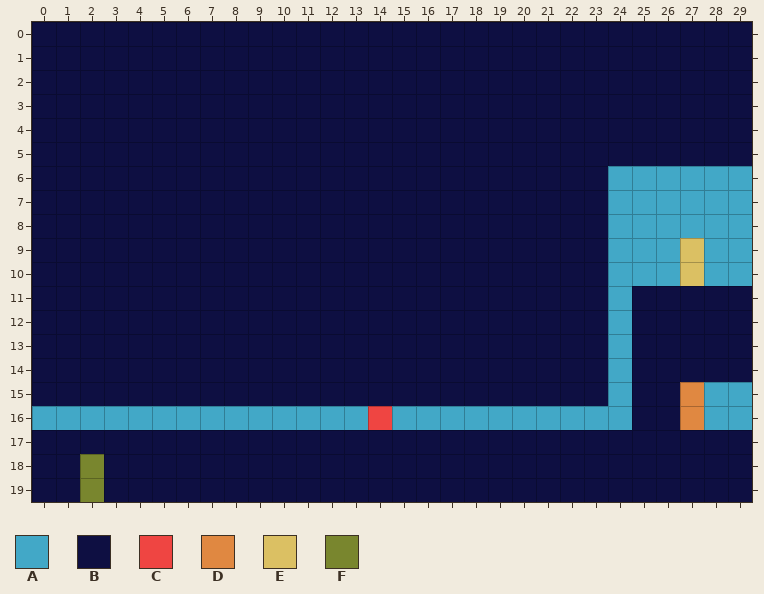
Two versions of a level (Tiled map, Levels/level3.tmx). Above is the file before it was changed.
Cells are 32x32 px. Shown: x 0..29, y 0..19.
Key: from "tilemap": A 0, B 1, C 3, D 4, E 5, F 6.
_ is an empty cell.
Layer "Kachelebene 1" before, first column x 0:
 0 BBBBBBBBBBBBBBBBBBBBBBBBBBBBBB
 1 BBBBBBBBBBBBBBBBBBBBBBBBBBBBBB
 2 BBBBBBBBBBBBBBBBBBBBBBBBBBBBBB
 3 BBBBBBBBBBBBBBBBBBBBBBBBBBBBBB
 4 BBBBBBBBBBBBBBBBBBBBBBBBBBBBBB
 5 BBBBBBBBBBBBBBBBBBBBBBBBBBBBBB
 6 BBBBBBBBBBBBBBBBBBBBBBBBAAAAAA
 7 BBBBBBBBBBBBBBBBBBBBBBBBAAAAAA
 8 BBBBBBBBBBBBBBBBBBBBBBBBAAAAAA
 9 BBBBBBBBBBBBBBBBBBBBBBBBAAAEAA
10 BBBBBBBBBBBBBBBBBBBBBBBBAAAEAA
11 BBBBBBBBBBBBBBBBBBBBBBBBABBBBB
12 BBBBBBBBBBBBBBBBBBBBBBBBABBBBB
13 BBBBBBBBBBBBBBBBBBBBBBBBABBBBB
14 BBBBBBBBBBBBBBBBBBBBBBBBABBBBB
15 BBBBBBBBBBBBBBBBBBBBBBBBABBDAA
16 AAAAAAAAAAAAAACAAAAAAAAAABBDAA
17 BBBBBBBBBBBBBBBBBBBBBBBBBBBBBB
18 BBFBBBBBBBBBBBBBBBBBBBBBBBBBBB
19 BBFBBBBBBBBBBBBBBBBBBBBBBBBBBB
And afterwards:
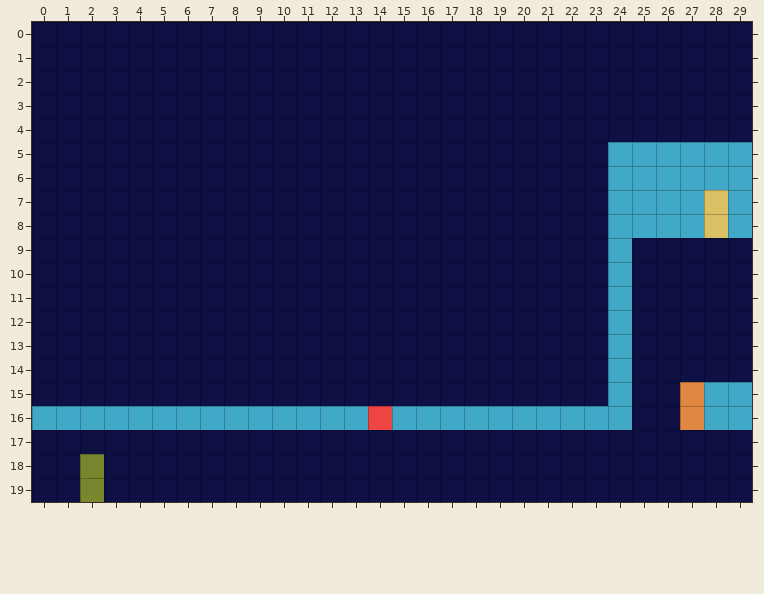
Changes in this commit:
Layer "Kachelebene 1":
Tile B becomes tile A in row 5 at x 24 to 29.
Tile A becomes tile B in rows 9 to 10 at x 25 to 26 and 28 to 29.
Tile E becomes tile B in rows 9 to 10 at x 27.
Tile A becomes tile E in rows 7 to 8 at x 28.
Where, in picture pixels (left, top, right, bottom), the same in both pictures:
changed: (608, 142, 752, 166)
changed: (632, 190, 752, 286)
